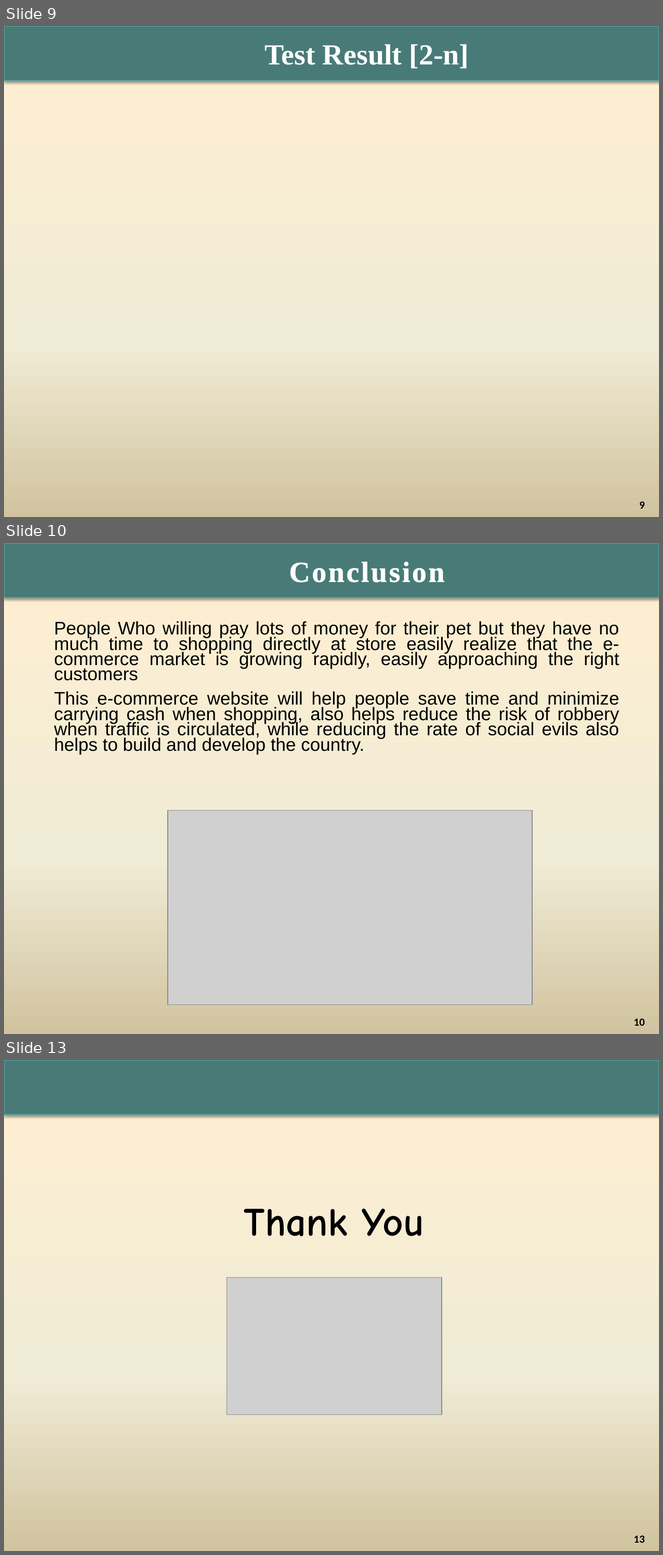
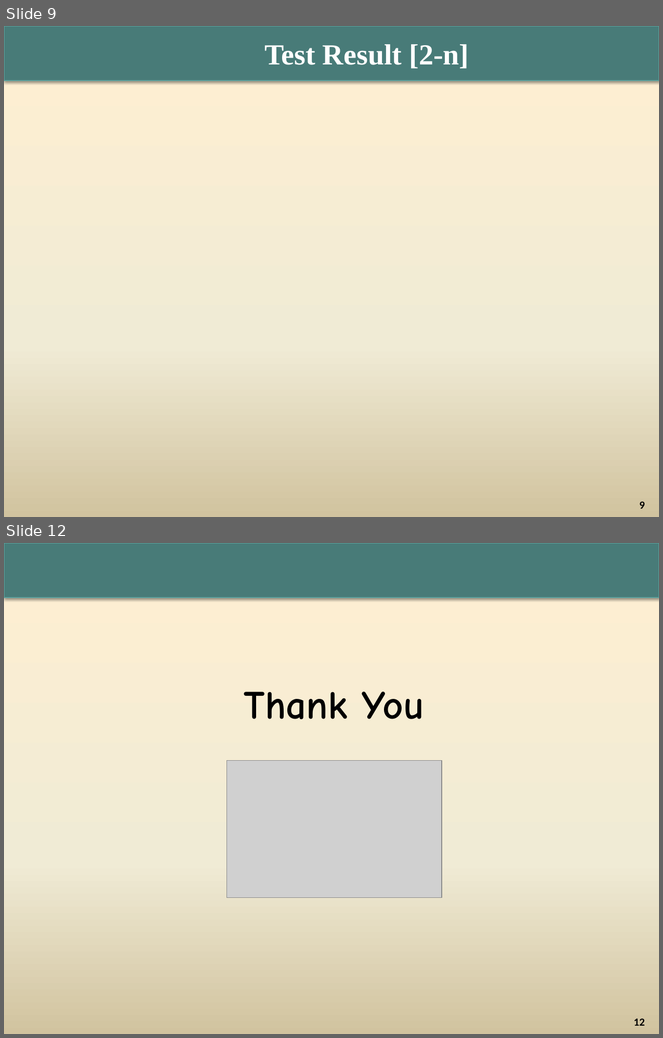
Before and after one commit to lety20391/Project4, a slide deck: G2_T11707E0_Project_Report.pptx. Shown one above the other, each under a label of ours: slides 9, 10 and 13 before the commit, slides 9 and 12 after it; the slides between them are not shown. The pictures are 663x1555 and 663x1038 pixels, drawn with LibreOffice and Linux fonts; fonts in the diff are those of the drawing; grey boxes stand for pictures; background and template pictures are left out. Boxes give left, top, right and bottom in pixels: in the first picture for what was removed or moved away, otherwise in the second. Text is boxed around its words. In the diff, an @@ line names an element or a change of style, - is before the commit and + after.

```diff
--- a/G2_T11707E0_Project_Report.pptx
+++ b/G2_T11707E0_Project_Report.pptx
@@ slide 10 removed at [4,543,659,1034], background picture (left out); not listed: 1 template element that a slide beside it also shows @@
@@ title removed at [289,562,444,583] @@
-Conclusion
@@ text removed at [54,621,620,754] @@
-People Who willing pay lots of money for their pet but they have no much time to shopping directly at store easily realize that the e-commerce market is growing rapidly, easily approaching the right customers
-This e-commerce website will help people save time and minimize carrying cash when shopping, also helps reduce the risk of robbery when traffic is circulated, while reducing the rate of social evils also helps to build and develop the country.
@@ picture removed at [168,810,533,1005] @@
@@ page number removed at [634,1019,645,1026] @@
-10
@@ what was slide 13 is now slide 12 @@
@@ page number at [634,1019,645,1026]: text changed @@
-13
+12
```
Also in this commit, not shown: 6 slides changed, 2 slides added, 2 other slides removed, 4 other files.
